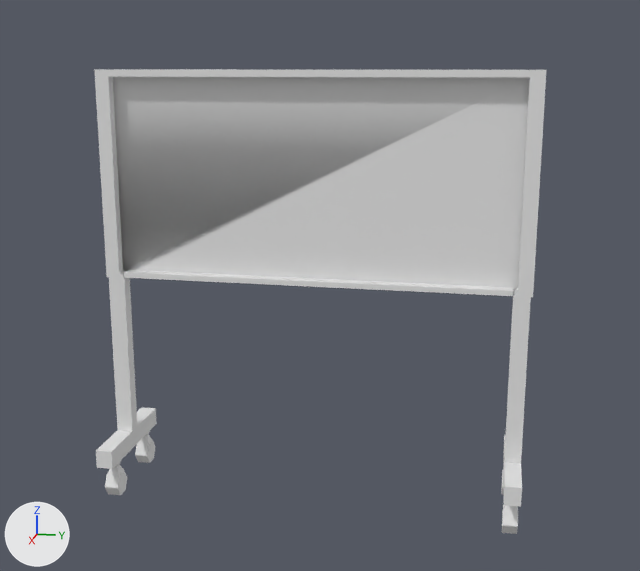
The FBX model Duma/FBX/WhiteBoard.fbx: old version first, new version second.
The view is the same before and after, from a 50 mm lens placed at (30.9, 6.7, 8.7), pointed at (-0.1, 0.5, 1.0). Every picture has the same lights, and +X, +Y and +Z are marked at lower left. Vertices at the same position are counted once.

Script lines for the objects in view, before the commit:
```python
ob_cube = bpy.data.objects.new('Cube', me_cube)
ob_cube.location = (-0.3, 0.15, 4.79)
ob_cube.scale = (0.258, 7.98, 3.87)
ob_cylinder_001 = bpy.data.objects.new('Cylinder.001', me_cylinder_006)
ob_cylinder_001.location = (0.99, 7.72, -7.15)
ob_cylinder_001.rotation_euler = (-1.571, 1.571, 0.0)  # degrees (-90, 90, 0)
ob_cylinder_001.scale = (0.452, 0.452, 0.269)
ob_cylinder_002 = bpy.data.objects.new('Cylinder.002', me_cylinder_007)
ob_cylinder_002.location = (1.0, 7.72, -7.12)
ob_cylinder_002.rotation_euler = (-1.571, 1.571, 0.0)  # degrees (-90, 90, 0)
ob_cylinder_002.scale = (0.452, 0.452, 0.269)
ob_cylinder_003 = bpy.data.objects.new('Cylinder.003', me_cylinder_006)
ob_cylinder_003.location = (-2.01, -7.44, -7.15)
ob_cylinder_003.rotation_euler = (-1.571, 1.571, 0.0)  # degrees (-90, 90, 0)
ob_cylinder_003.scale = (0.452, 0.452, 0.269)
ob_cylinder_004 = bpy.data.objects.new('Cylinder.004', me_cylinder_007)
ob_cylinder_004.location = (-2.0, -7.44, -7.12)
ob_cylinder_004.rotation_euler = (-1.571, 1.571, 0.0)  # degrees (-90, 90, 0)
ob_cylinder_004.scale = (0.452, 0.452, 0.269)
ob_cylinder_006 = bpy.data.objects.new('Cylinder.006', me_cylinder_006)
ob_cylinder_006.location = (0.99, -7.44, -7.15)
ob_cylinder_006.rotation_euler = (-1.571, 1.571, 0.0)  # degrees (-90, 90, 0)
ob_cylinder_006.scale = (0.452, 0.452, 0.269)
ob_cylinder_007 = bpy.data.objects.new('Cylinder.007', me_cylinder_007)
ob_cylinder_007.location = (1.0, -7.44, -7.12)
ob_cylinder_007.rotation_euler = (-1.571, 1.571, 0.0)  # degrees (-90, 90, 0)
ob_cylinder_007.scale = (0.452, 0.452, 0.269)
```
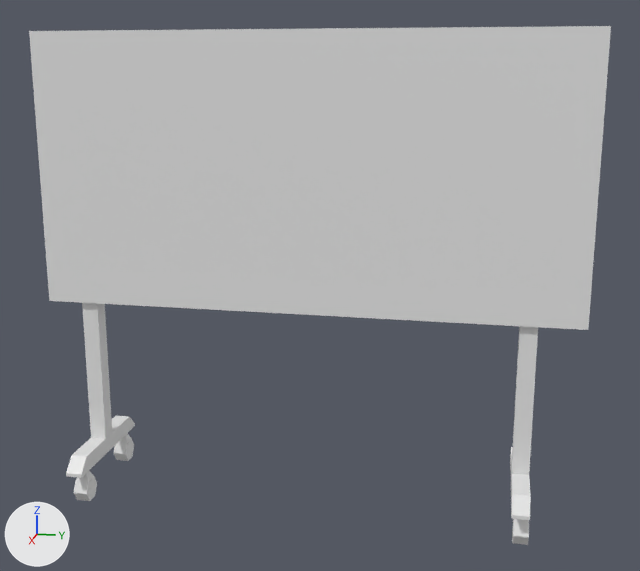
What differs and where, as boxes (x1, y1, x2, y2) in the pictures (640 x 571 px):
'Cube', reshaped, moved, rescaled (29% wider, 31% shorter)
    before: (94, 69, 546, 507)
    after: (29, 26, 611, 330)
'Cube.002', added
    after: (66, 303, 135, 478)
'Cube.001', added
    after: (510, 326, 538, 520)
'Cylinder.007', moved
    before: (105, 461, 127, 488)
    after: (73, 471, 97, 494)
'Cylinder.002', moved
    before: (502, 505, 518, 527)
    after: (513, 519, 529, 537)
'Cylinder.006', moved
    before: (105, 472, 127, 495)
    after: (74, 478, 97, 501)
'Cylinder.004', moved
    before: (135, 431, 155, 456)
    after: (114, 433, 134, 454)
'Cylinder.003', moved
    before: (135, 442, 155, 463)
    after: (114, 440, 134, 461)
'Cylinder.001', moved
    before: (502, 511, 518, 534)
    after: (512, 520, 529, 545)

Edits to the bpy script that builds the scene:
```text
Change me_cube:
    used by ob_cube; location = (-0.3, 0.15, 4.79); scale = (0.258, 7.98, 3.87)
    remove me_cube.from_pydata(...)  # 54 vertices, 38 faces; spans x -8.7..8.7, y -1.0..1.0, z -2.8..1.0
    remove me_cube.materials.append(mat_material)  # white #e7e7e7
    add me_cube.from_pydata(...)  # 32 vertices, 30 faces; spans x -1.0..1.0, y -1.0..1.0, z -1.0..1.0
    me_cube part 1
    37 vertices are removed from x -8.7..8.7, y -1.0..1.0, z -2.8..0.9
    37 faces are deleted
    4 vertices move from x 0.9..1.0, y -0.9..0.9, z -1.0..0.9 to x -0.4..1.0, y -0.9..0.9, z -0.9..1.0
    15 vertices are added at x -1.0..1.0, y -0.9..0.9, z -1.0..1.0
    29 new faces join them
Add me_cube_002:
    me_cube_002.from_pydata(...)  # 28 vertices, 25 faces; spans x -5.11..5.06, y 0.92..0.98, z -2.25..-1.0
Change ob_cylinder_001:
    ob_cylinder_001.location: (0.99, 7.72, -7.15) -> (1.67, 8.09, -7.15)
Change ob_cylinder_007:
    ob_cylinder_007.location: (1.0, -7.44, -7.12) -> (1.68, -8.42, -7.12)
Change ob_cylinder_003:
    ob_cylinder_003.location: (-2.01, -7.44, -7.15) -> (-2.01, -8.42, -7.15)
Change ob_cylinder_002:
    ob_cylinder_002.location: (1.0, 7.72, -7.12) -> (1.68, 8.09, -7.12)
Change ob_cylinder_004:
    ob_cylinder_004.location: (-2.0, -7.44, -7.12) -> (-2.0, -8.42, -7.12)
Change ob_cube:
    ob_cube.location: (-0.3, 0.15, 4.79) -> (0.0, 0.0, 5.0)
    ob_cube.scale: (0.258, 7.98, 3.87) -> (0.5, 10.0, 5.0)
Change ob_cylinder_006:
    ob_cylinder_006.location: (0.99, -7.44, -7.15) -> (1.67, -8.42, -7.15)
Add ob_cube_001:
    ob_cube_001 = bpy.data.objects.new('Cube.001', me_cube_002)
    ob_cube_001.location = (0.0, -1.47, 5.0)
    ob_cube_001.scale = (0.5, 10.0, 5.0)
Add ob_cube_002:
    ob_cube_002 = bpy.data.objects.new('Cube.002', me_cube_002)
    ob_cube_002.location = (0.0, -17.92, 5.0)
    ob_cube_002.scale = (0.5, 10.0, 5.0)
```
